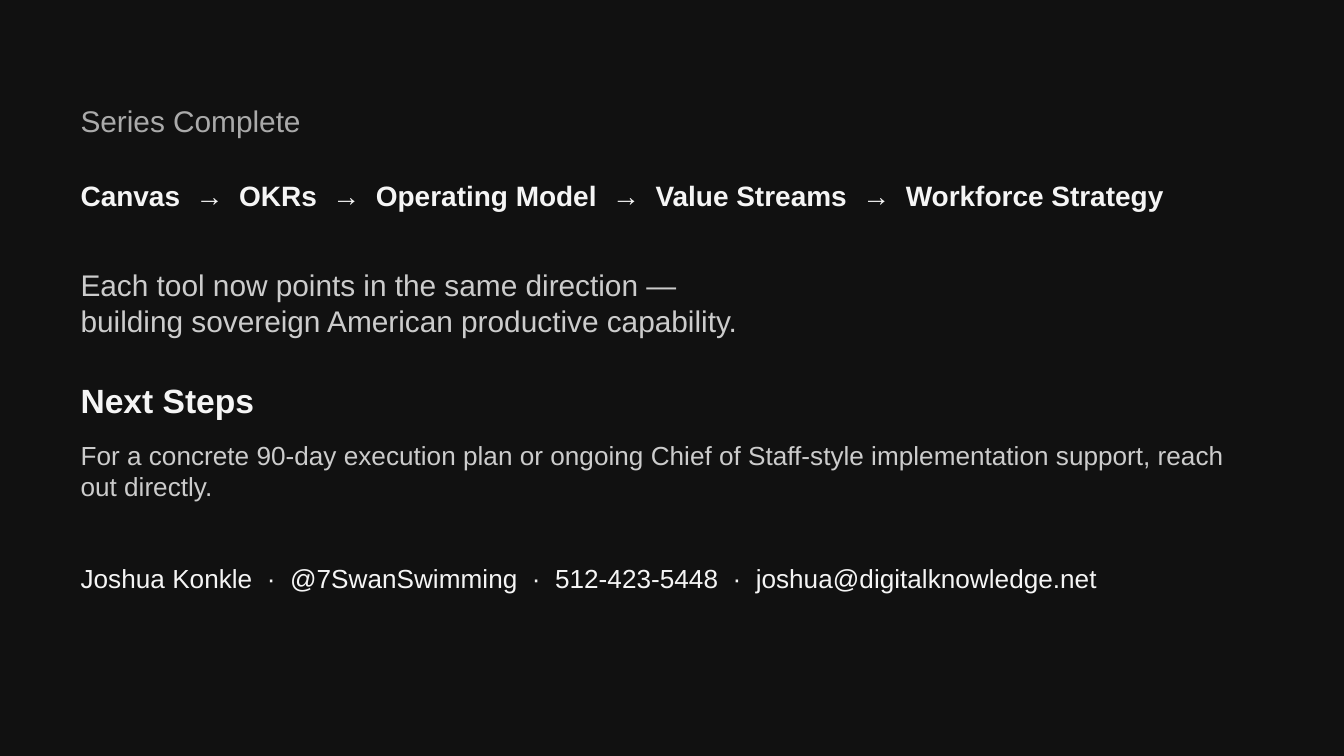
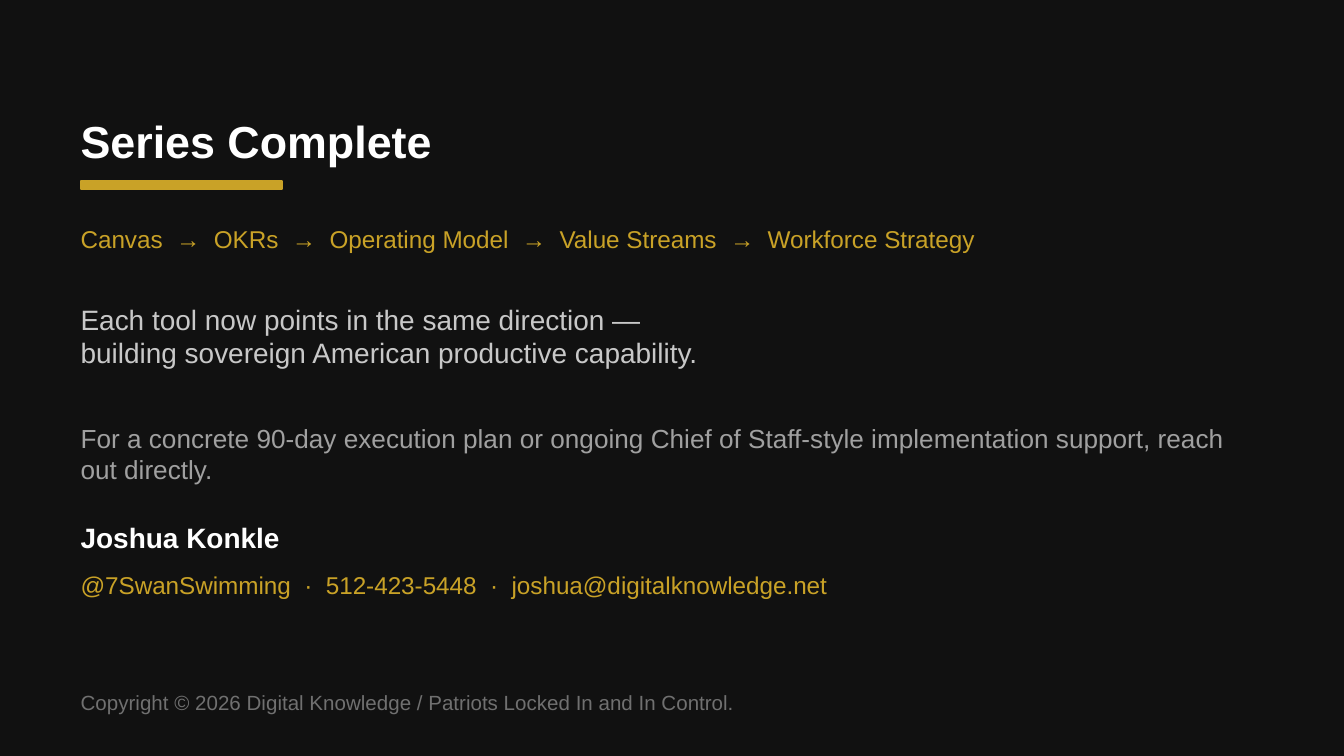
Before and after one commit to joshuakonkle/Hamilton-System, a slide deck: slide 12 of docs/webinar-resources/Module5-BMC-American-System-Hamiltonian-Workforce-Strategy.pptx. Drawn at 1344x756 pixels with LibreOffice and Linux fonts; fonts in the diff are those of the drawing. Boxes give left, top, right and bottom in pixels: in the first picture for what was removed or moved away, otherwise in the second. Text is boxed around its words. In the diff, an @@ line names an element or a change of style, - is before the commit and + after.

```diff
--- a/docs/webinar-resources/Module5-BMC-American-System-Hamiltonian-Workforce-Strategy.pptx
+++ b/docs/webinar-resources/Module5-BMC-American-System-Hamiltonian-Workforce-Strategy.pptx
@@ background #111111 to #FFFFFF @@
@@ rectangle added at (0, 0, 1344, 755), fill #111111, outline #111111 1 pt @@
@@ text "Series Complete": place and size @@
-text "Series Complete" at (81, 110, 300, 138)
+text "Series Complete" at (81, 125, 431, 167)
@@ text "Series Complete" at (81, 125, 431, 167): size 16 to 24 pt, text colour #AAAAAA to #FFFFFF, bold on @@
@@ rectangle added at (81, 181, 282, 190), fill #C9A227, outline #C9A227 1 pt @@
@@ text "Canvas → OKRs → Operating ...": place and size @@
-text "Canvas → OKRs → Operating ..." at (81, 185, 1163, 211)
+text "Canvas → OKRs → Operating ..." at (81, 230, 974, 253)
@@ text "Canvas → OKRs → Operating ..." at (81, 230, 974, 253): size 15 to 13 pt, text colour #F5F5F5 to #C9A227, bold off @@
@@ text "Each tool now points in ...": place and size @@
-text "Each tool now points in ..." at (81, 274, 737, 337)
+text "Each tool now points in ..." at (81, 309, 697, 369)
@@ text "Each tool now points in ..." at (81, 309, 697, 369): size 16 to 15 pt, text colour #CCCCCC to #C8C8C8 @@
@@ text removed at (81, 389, 254, 419) @@
-Next Steps
@@ text "For a concrete 90-day execution ...": place and size @@
-text "For a concrete 90-day execution ..." at (81, 446, 1223, 502)
+text "For a concrete 90-day execution ..." at (81, 429, 1223, 485)
@@ text "For a concrete 90-day execution ..." at (81, 429, 1223, 485): text colour #CCCCCC to #A0A0A0 @@
@@ text added at (81, 527, 279, 549), 15 pt, text #FFFFFF, bold @@
+Joshua Konkle
@@ text at (81, 576, 827, 599): text changed; size 14 to 13 pt; text colour #F5F5F5 to #C9A227 @@
-Joshua Konkle · @7SwanSwimming · 512-423-5448 · joshua@digitalknowledge.net
+@7SwanSwimming · 512-423-5448 · joshua@digitalknowledge.net
@@ text added at (81, 695, 733, 714), 11 pt, text #707070 @@
+Copyright © 2026 Digital Knowledge / Patriots Locked In and In Control.
```
Also in this commit, not shown: 11 other slides changed, 9 other files.
